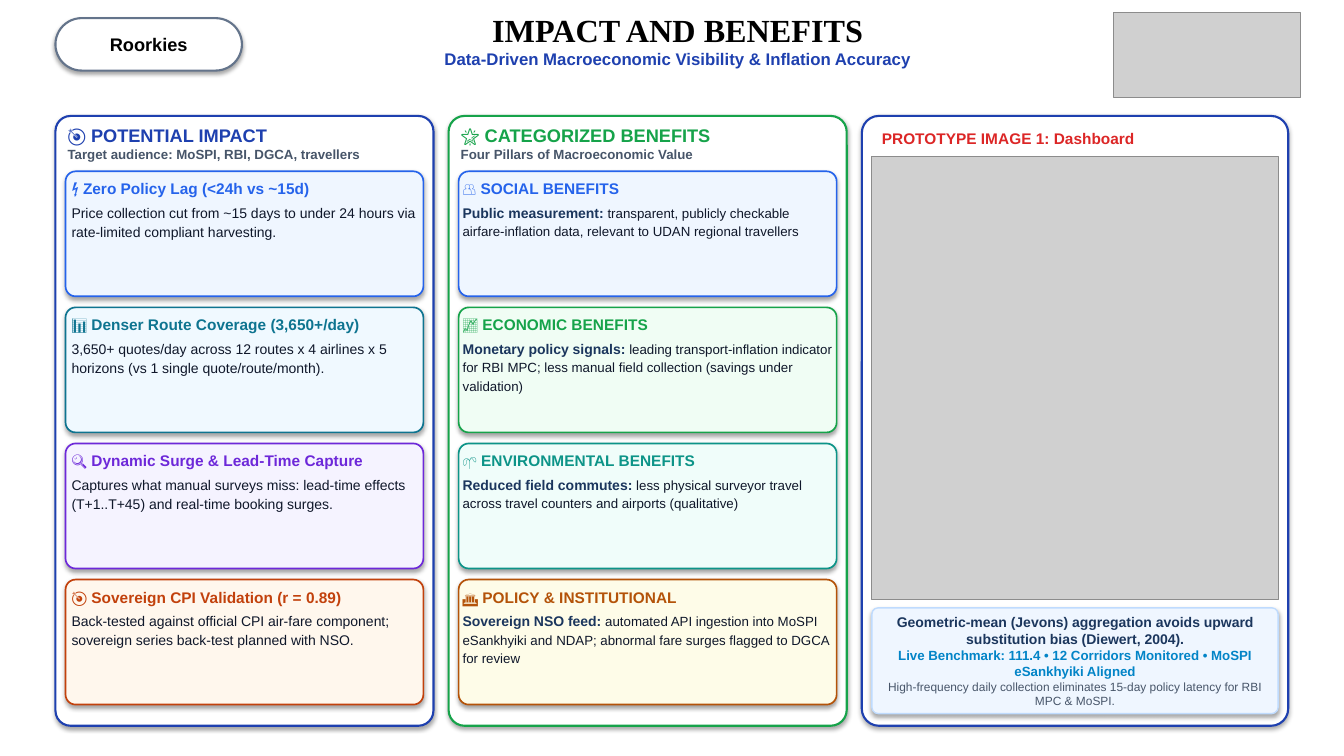
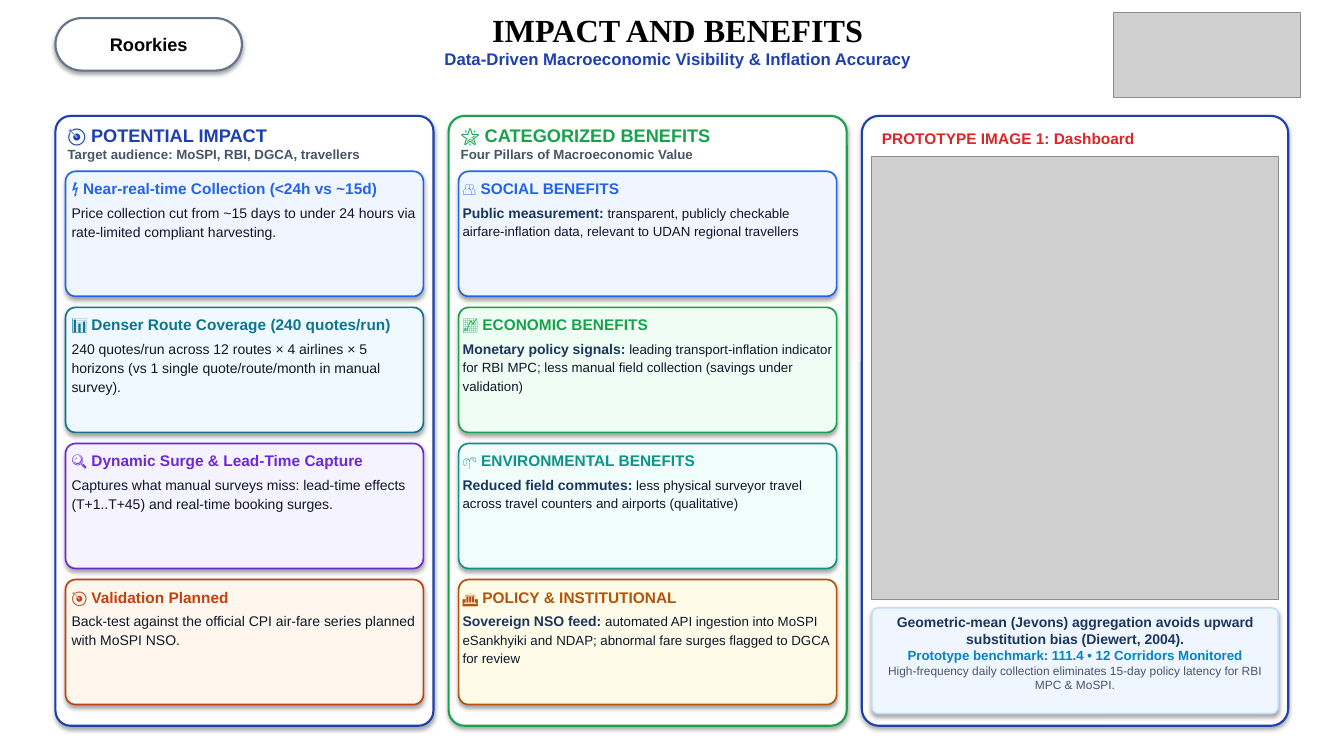
Before and after one commit to oshshivish-tech/sih26056_airfare_cpi, a slide deck: slide 5 of public/AirIntel_India_SIH26056_Presentation.pptx. Drawn at 1344x756 pixels with LibreOffice and Linux fonts; fonts in the diff are those of the drawing; grey boxes stand for pictures. Boxes give left, top, right and bottom in pixels: in the first picture for what was removed or moved away, otherwise in the second. Text is boxed around its words. In the diff, an @@ line names an element or a change of style, - is before the commit and + after.

Commit message:
fix(presentation): apply exact text edits across all slides per audit checklist

```diff
--- a/public/AirIntel_India_SIH26056_Presentation.pptx
+++ b/public/AirIntel_India_SIH26056_Presentation.pptx
@@ text at box(83, 183, 377, 197): text changed @@
-⚡ Zero Policy Lag (<24h vs ~15d)
+⚡ Near-real-time Collection (<24h vs ~15d)
@@ text at box(72, 319, 391, 395): text changed @@
-📊 Denser Route Coverage (3,650+/day)
-3,650+ quotes/day across 12 routes x 4 airlines x 5 horizons (vs 1 single quote/route/month).
+📊 Denser Route Coverage (240 quotes/run)
+240 quotes/run across 12 routes × 4 airlines × 5 horizons (vs 1 single quote/route/month in manual survey).
@@ text at box(72, 592, 415, 645): text changed @@
-🎯 Sovereign CPI Validation (r = 0.89)
-Back-tested against official CPI air-fare component; sovereign series back-test planned with NSO.
+🎯 Validation Planned
+Back-test against the official CPI air-fare series planned with MoSPI NSO.
@@ text at box(908, 650, 1242, 663): text changed @@
-Live Benchmark: 111.4 • 12 Corridors Monitored • MoSPI eSankhyiki Aligned
+Prototype benchmark: 111.4 • 12 Corridors Monitored
```
Also in this commit, not shown: 5 other slides changed, 8 other files.
